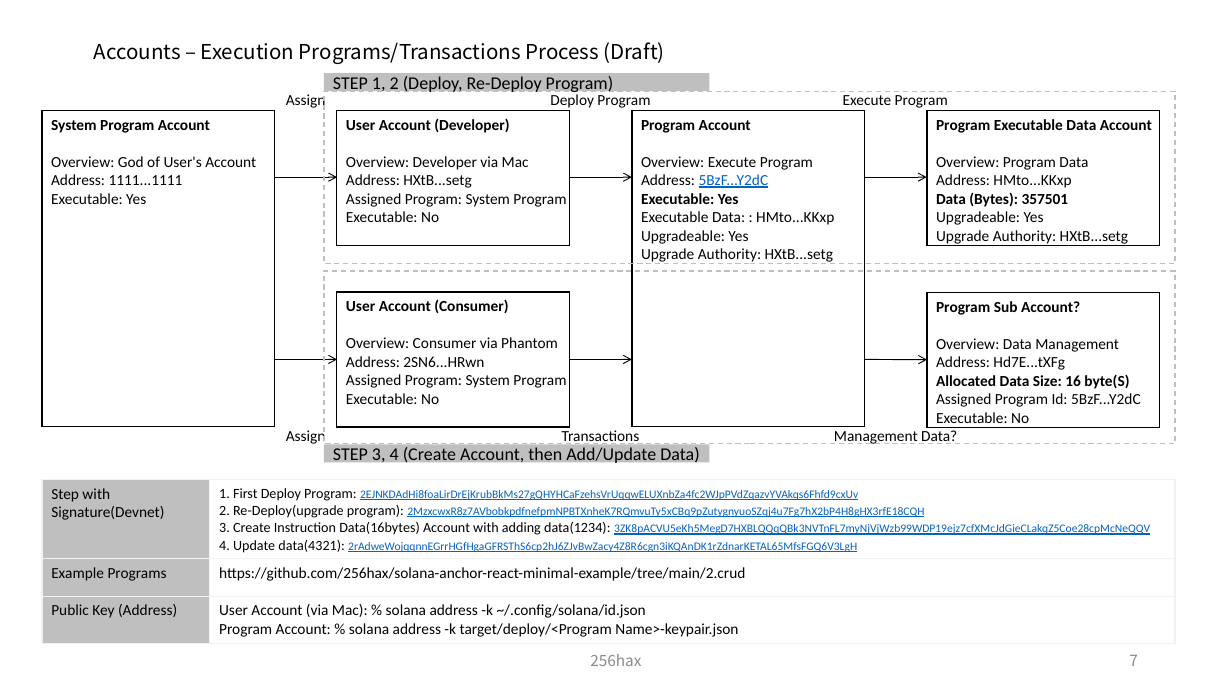
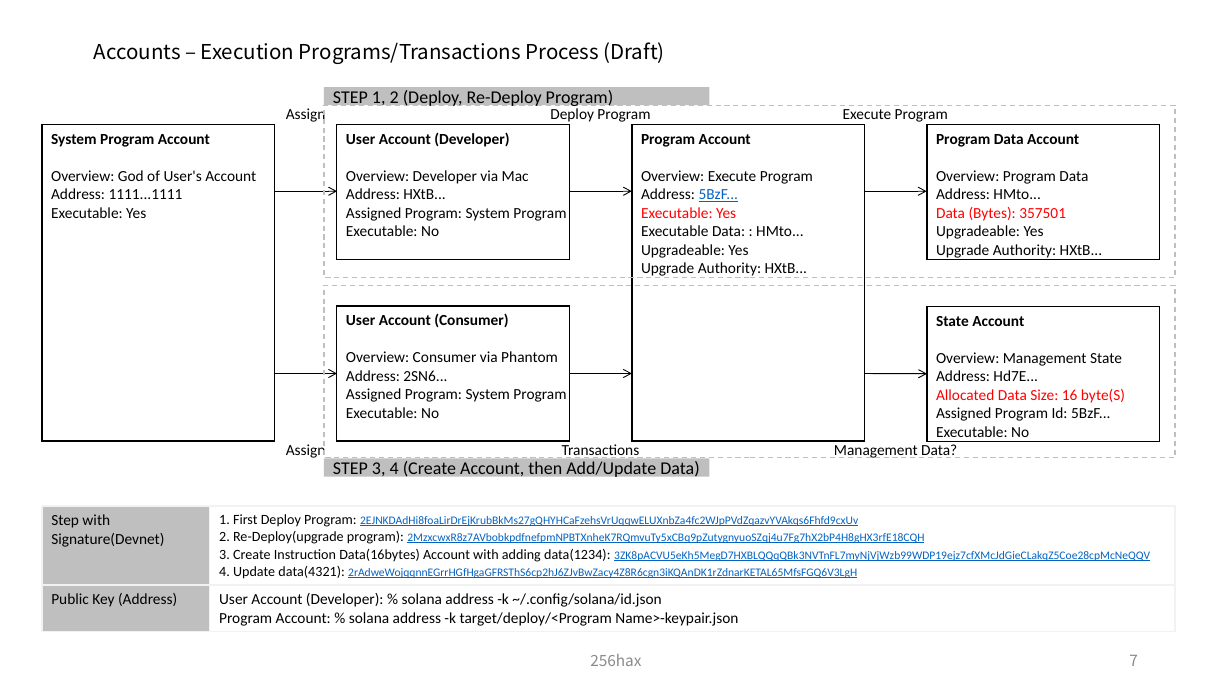
Before and after one commit to SmartGru25/Solana-React-Minimal, a slide deck: slide 8 of docs/Solana_Blockchain_Outline_Figure.pptx. Drawn at 1232x693 pixels with LibreOffice and Linux fonts; fonts in the diff are those of the drawing. Boxes give left, top, right and bottom in pixels: in the first picture for what was removed or moved away, otherwise in the second. Text is boxed around its words. In the diff, an @@ line names an element or a change of style, - is before the commit and + after.

```diff
--- a/docs/Solana_Blockchain_Outline_Figure.pptx
+++ b/docs/Solana_Blockchain_Outline_Figure.pptx
@@ text in rectangle at box(936, 134, 1079, 147): text changed @@
-Program Executable Data Account
+Program Data Account
@@ text in rectangle at box(346, 188, 445, 199): text changed @@
-Address: HXtB...setg
+Address: HXtB...
@@ text in rectangle at box(641, 188, 738, 202): text changed; text colour #0563C1 to #000000 @@
-Address: 5BzF...Y2dC
+Address: 5BzF...
@@ text in rectangle at box(641, 207, 736, 218): text colour #000000 to #FF0000, bold off in "Executable: Yes" @@
@@ text in rectangle at box(936, 188, 1040, 199): text changed @@
-Address: HMto...KKxp
+Address: HMto...
@@ text in rectangle at box(936, 207, 1066, 221): text colour #000000 to #FF0000, bold off in "Data (Bytes): 357501" @@
@@ text in rectangle at box(641, 225, 803, 236): text changed @@
-Executable Data: : HMto...KKxp
+Executable Data: : HMto...
@@ text in rectangle at box(641, 262, 807, 278): text changed @@
-Upgrade Authority: HXtB...setg
+Upgrade Authority: HXtB...
@@ text in rectangle at box(936, 244, 1102, 258): text changed @@
-Upgrade Authority: HXtB...setg
+Upgrade Authority: HXtB...
@@ text in rectangle at box(936, 316, 1122, 381): text changed @@
-Program Sub Account?
-Overview: Data Management
-Address: Hd7E...tXFg
+State Account
+Overview: Management State
+Address: Hd7E...
@@ text in rectangle at box(346, 370, 447, 381): text changed @@
-Address: 2SN6...HRwn
+Address: 2SN6...
@@ 10 rectangles, 6 texts, 6 arrows: place and size @@
-10 rectangles, 6 texts, 6 arrows at box(42, 73, 1176, 463)
+10 rectangles, 6 texts, 6 arrows at box(42, 87, 1176, 477)
@@ text in rectangle at box(936, 389, 1125, 403): text colour #000000 to #FF0000, bold off in "Allocated Data Size: 16 byte(S)" @@
@@ text in rectangle at box(936, 407, 1110, 421): text changed @@
-Assigned Program Id: 5BzF...Y2dC
+Assigned Program Id: 5BzF...
@@ table at box(42, 506, 1175, 630) @@
-row 2: Example Programs | https://github.com/256hax/solana-anchor-react-minimal-example/tree/main/2.crud
-row 3: Public Key (Address) | User Account (via Mac): % solana address -k ~/.config/solana/id.json / Program Account: % solana address -k target/deploy/<Program Name>-keypair.json
+row 2: Public Key (Address) | User Account (Developer): % solana address -k ~/.config/solana/id.json / Program Account: % solana address -k target/deploy/<Program Name>-keypair.json
@@ table: place and size @@
-table at box(42, 480, 1175, 641)
+table at box(42, 506, 1175, 630)
```
Also in this commit, not shown: 3 other slides changed, 8 slides added.
